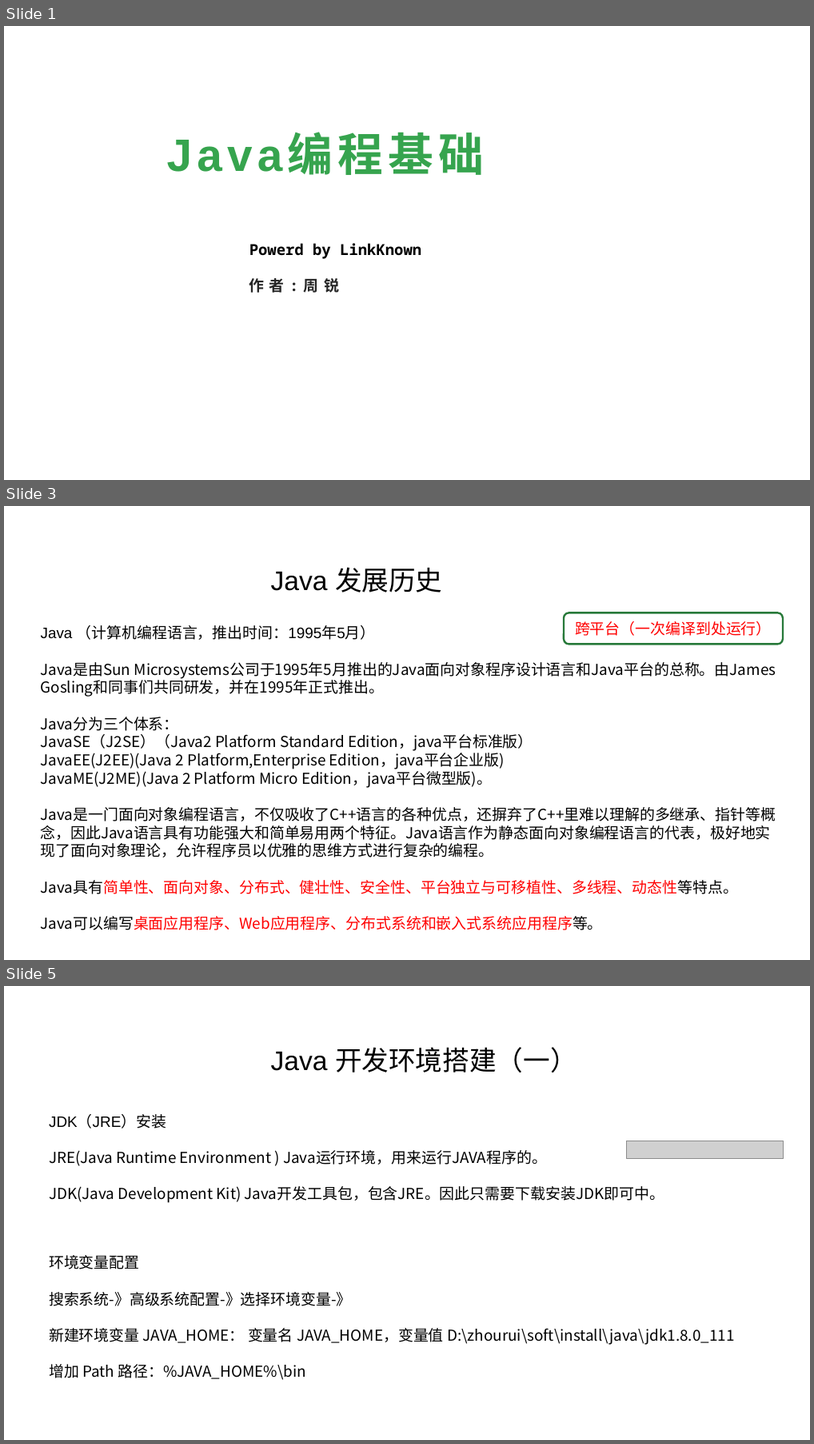
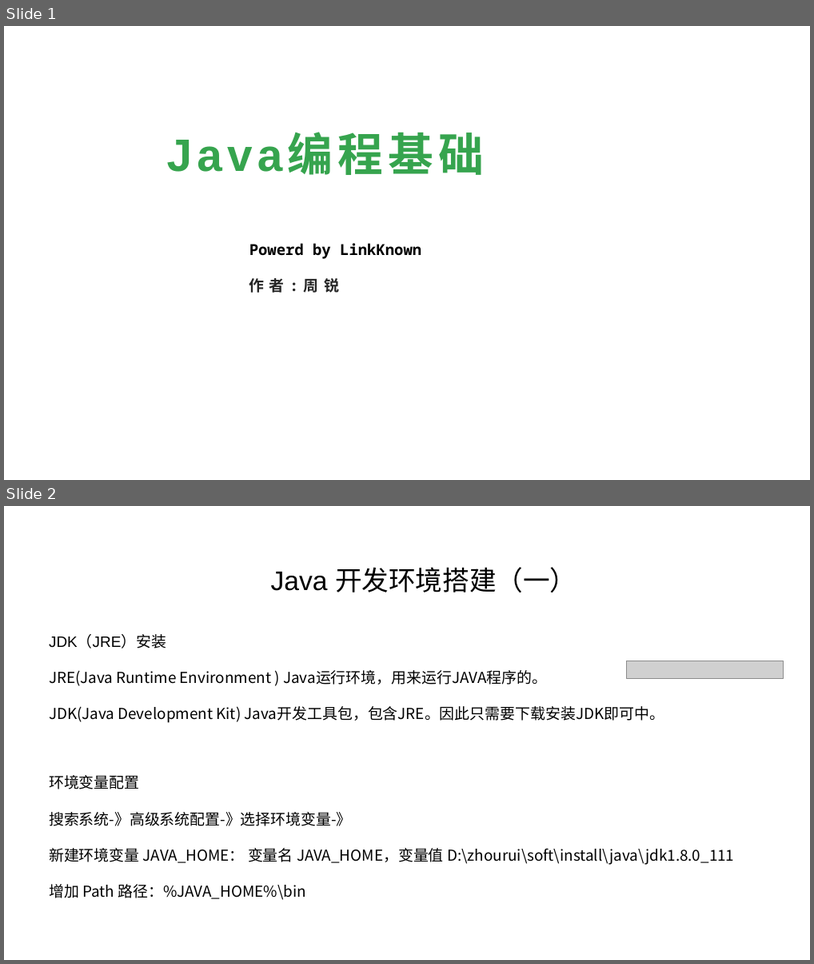
Before and after one commit to linkknown/PPT, a slide deck: 基础PPT/Java编程基础.pptx. Shown one above the other, each under a label of ours: slides 1, 3 and 5 before the commit, slides 1 and 2 after it; the slides between them are not shown. The pictures are 814x1444 and 814x964 pixels, drawn with LibreOffice and Linux fonts; fonts in the diff are those of the drawing; grey boxes stand for pictures; background and template pictures are left out. Boxes give left, top, right and bottom in pixels: in the first picture for what was removed or moved away, otherwise in the second. Text is boxed around its words. In the diff, an @@ line names an element or a change of style, - is before the commit and + after.

Commit message:
增加编程入门、优化教学线路图

```diff
--- a/基础PPT/Java编程基础.pptx
+++ b/基础PPT/Java编程基础.pptx
@@ slide 3 removed at (4, 506, 810, 960), background picture (left out) @@
@@ text removed at (271, 567, 442, 592) @@
-Java 发展历史
@@ text removed at (41, 625, 777, 930) @@
-Java （计算机编程语言，推出时间：1995年5月）
-Java是由Sun Microsystems公司于1995年5月推出的Java面向对象程序设计语言和Java平台的总称。由James Gosling和同事们共同研发，并在1995年正式推出。
-Java分为三个体系：
-JavaSE（J2SE）（Java2 Platform Standard Edition，java平台标准版）
-JavaEE(J2EE)(Java 2 Platform,Enterprise Edition，java平台企业版)
-JavaME(J2ME)(Java 2 Platform Micro Edition，java平台微型版)。
-Java是一门面向对象编程语言，不仅吸收了C++语言的各种优点，还摒弃了C++里难以理解的多继承、指针等概念，因此Java语言具有功能强大和简单易用两个特征。Java语言作为静态面向对象编程语言的代表，极好地实现了面向对象理论，允许程序员以优雅的思维方式进行复杂的编程。
-Java具有简单性、面向对象、分布式、健壮性、安全性、平台独立与可移植性、多线程、动态性等特点。
-Java可以编写桌面应用程序、Web应用程序、分布式系统和嵌入式系统应用程序等。
@@ rounded rectangle removed at (564, 612, 783, 644) @@
-跨平台（一次编译到处运行）
@@ what was slide 5 is now slide 2 @@
```
Also in this commit, not shown: 2 other slides removed, 2 other files.
